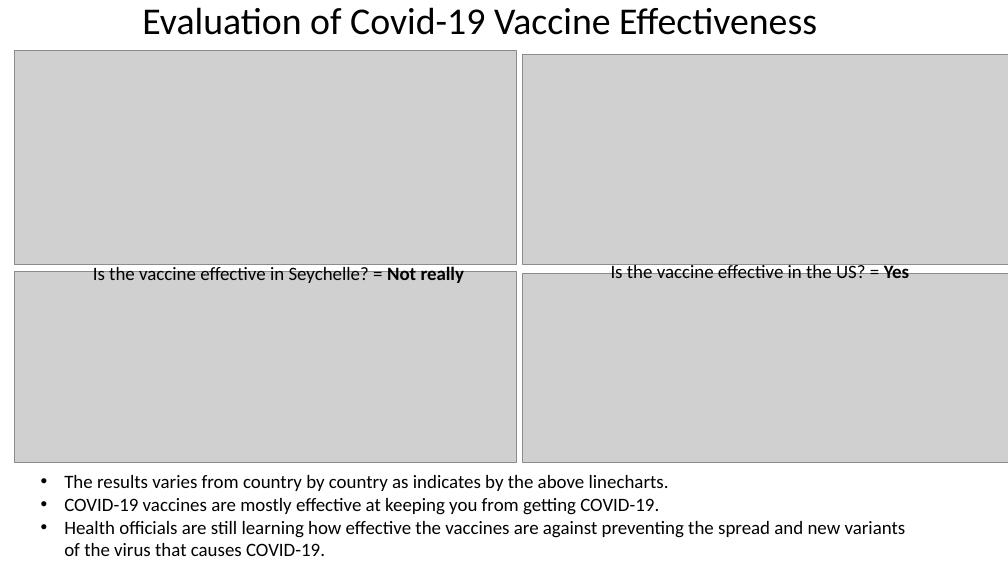
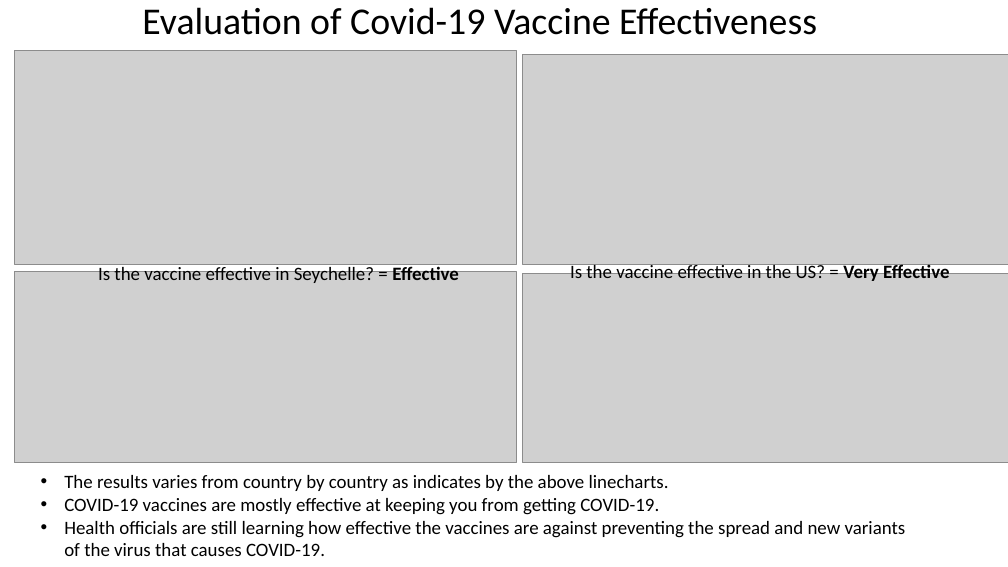
Before and after one commit to sebastiandifrancesco/Covid19, a slide deck: slide 10 of Powerpoint/Covid-19 Vaccination Dashboard (1).pptx. Drawn at 1008x567 pixels with LibreOffice and Linux fonts; fonts in the diff are those of the drawing; grey boxes stand for pictures; background and template pictures are left out. Boxes give left, top, right and bottom in pixels: in the first picture for what was removed or moved away, otherwise in the second. Text is boxed around its words. In the diff, an @@ line names an element or a change of style, - is before the commit and + after.

Commit message:
minor edit to pp

```diff
--- a/Powerpoint/Covid-19 Vaccination Dashboard (1).pptx
+++ b/Powerpoint/Covid-19 Vaccination Dashboard (1).pptx
@@ text at (98,264,458,283): text changed @@
-Is the vaccine effective in Seychelle? = Not really
+Is the vaccine effective in Seychelle? = Effective
@@ text at (570,264,949,281): text changed @@
-Is the vaccine effective in the US? = Yes
+Is the vaccine effective in the US? = Very Effective
```
